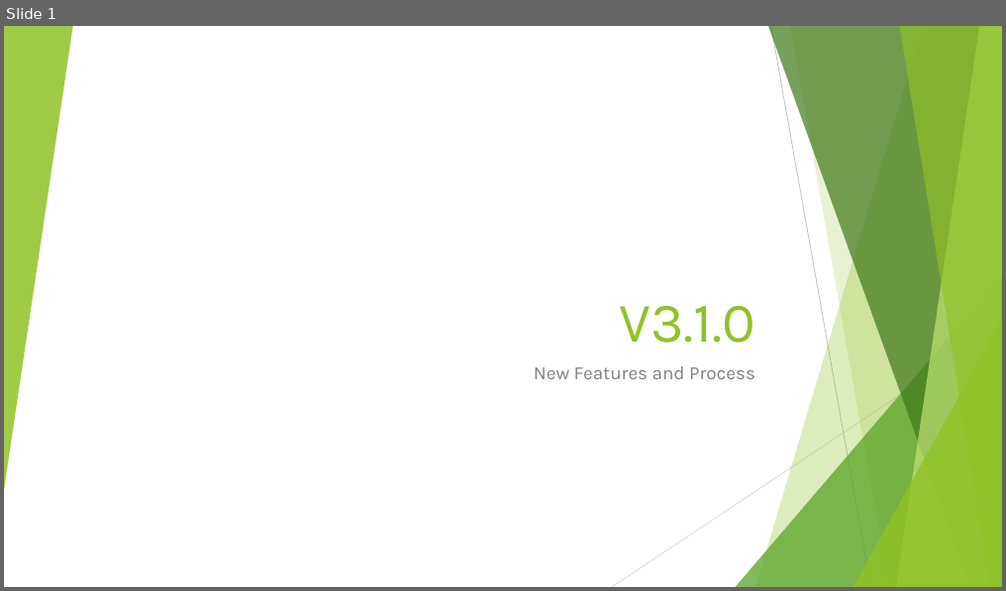
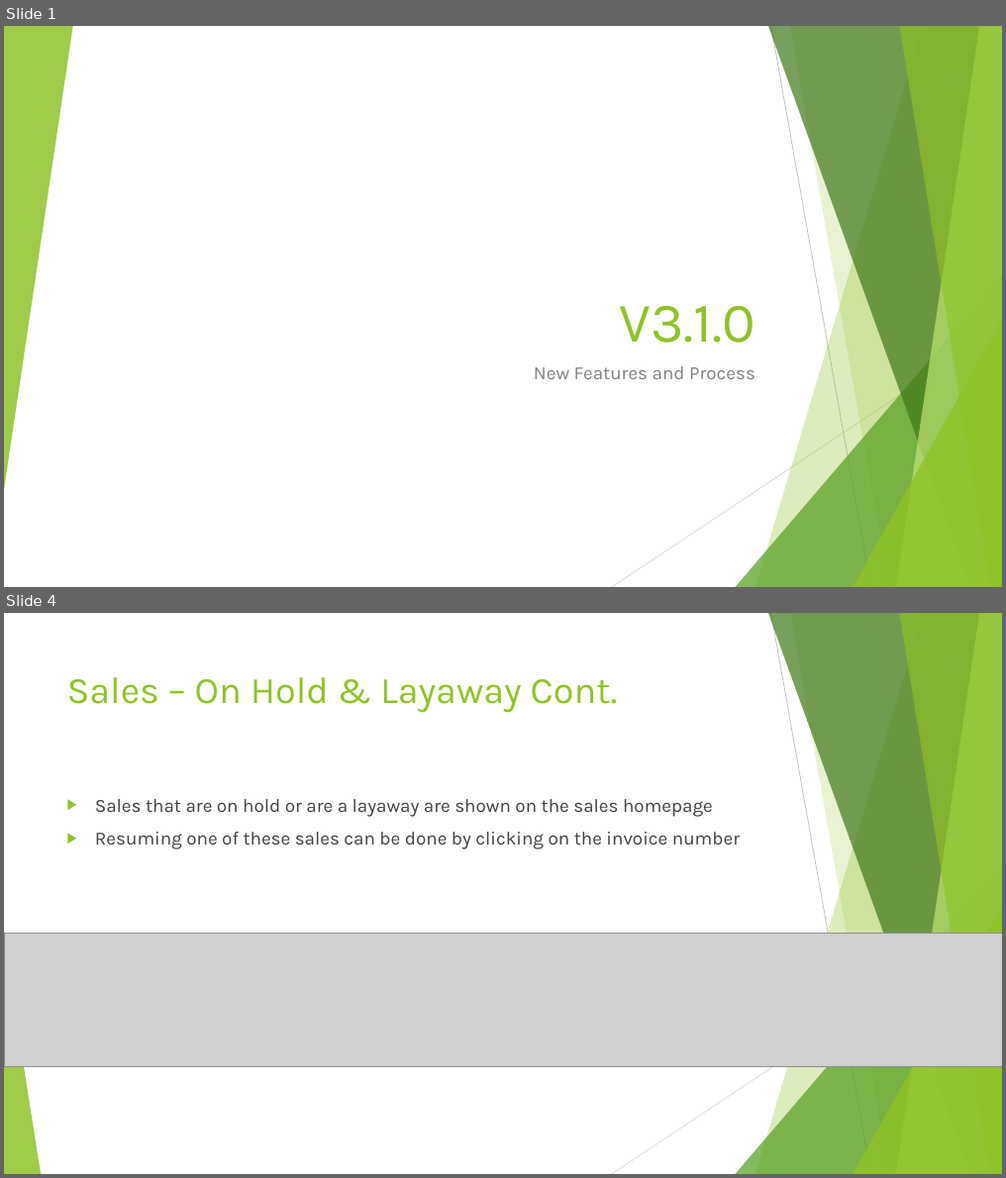
Before and after one commit to SweetSpotProShop/SweetSpot-Documentation, a slide deck: Release Powerpoints/V3.1.0 - WIP.pptx. Shown one above the other, each under a label of ours: slide 1 before the commit, slides 1 and 4 after it; the slides between them are not shown. The pictures are 1006x591 and 1006x1178 pixels, drawn with LibreOffice and Linux fonts; fonts in the diff are those of the drawing; grey boxes stand for pictures. Boxes give left, top, right and bottom in pixels: in the first picture for what was removed or moved away, otherwise in the second. Text is boxed around its words. In the diff, an @@ line names an element or a change of style, - is before the commit and + after.

```diff
--- a/Release Powerpoints/V3.1.0 - WIP.pptx
+++ b/Release Powerpoints/V3.1.0 - WIP.pptx
@@ slide 4 added at (x1=4, y1=613, x2=1002, y2=1174), background #FFFFFF; not listed: 9 template elements that a slide beside it also shows @@
@@ title added at (x1=67, y1=677, x2=618, y2=713), 36 pt, text #90C226 @@
+Sales – On Hold & Layaway Cont.
@@ text added at (x1=95, y1=799, x2=740, y2=850), 18 pt, text #404040 @@
+▶ Sales that are on hold or are a layaway are shown on the sales homepage
+▶ Resuming one of these sales can be done by clicking on the invoice number
@@ picture added at (x1=4, y1=934, x2=1002, y2=1067) @@
@@ triangle added at (x1=4, y1=942, x2=41, y2=1174), fill #90C226 at 85% opacity @@
```
Also in this commit, not shown: 7 other slides added, 1 slide removed, 3 other files.
